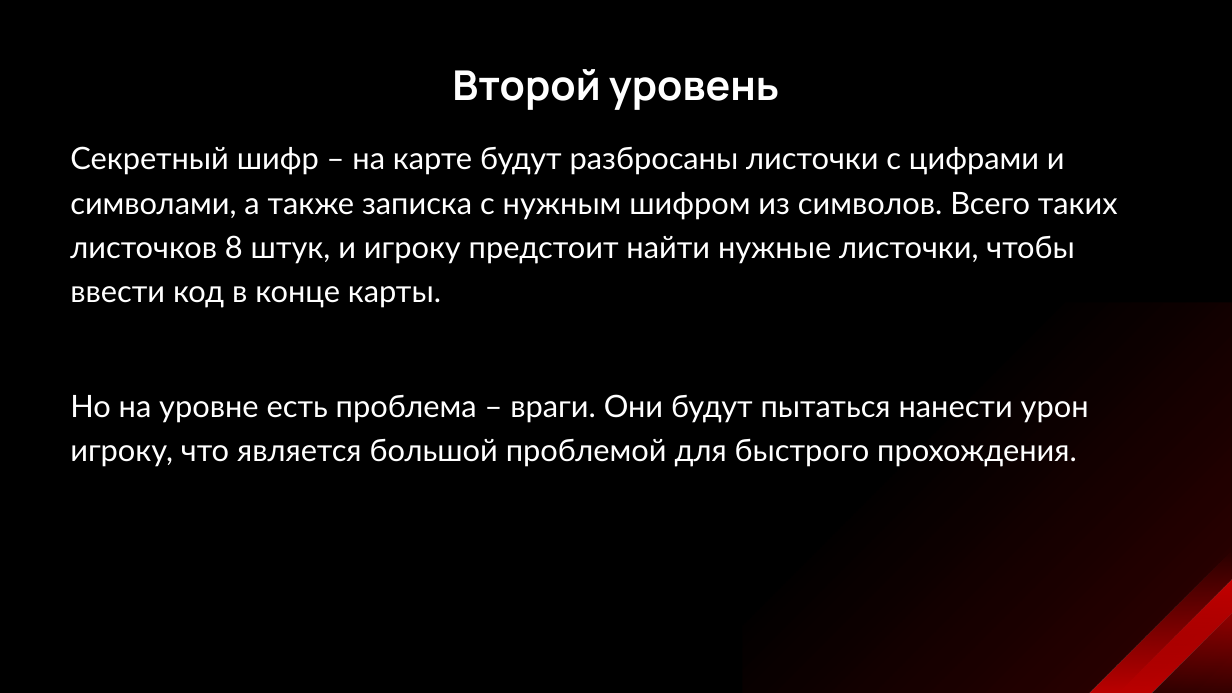
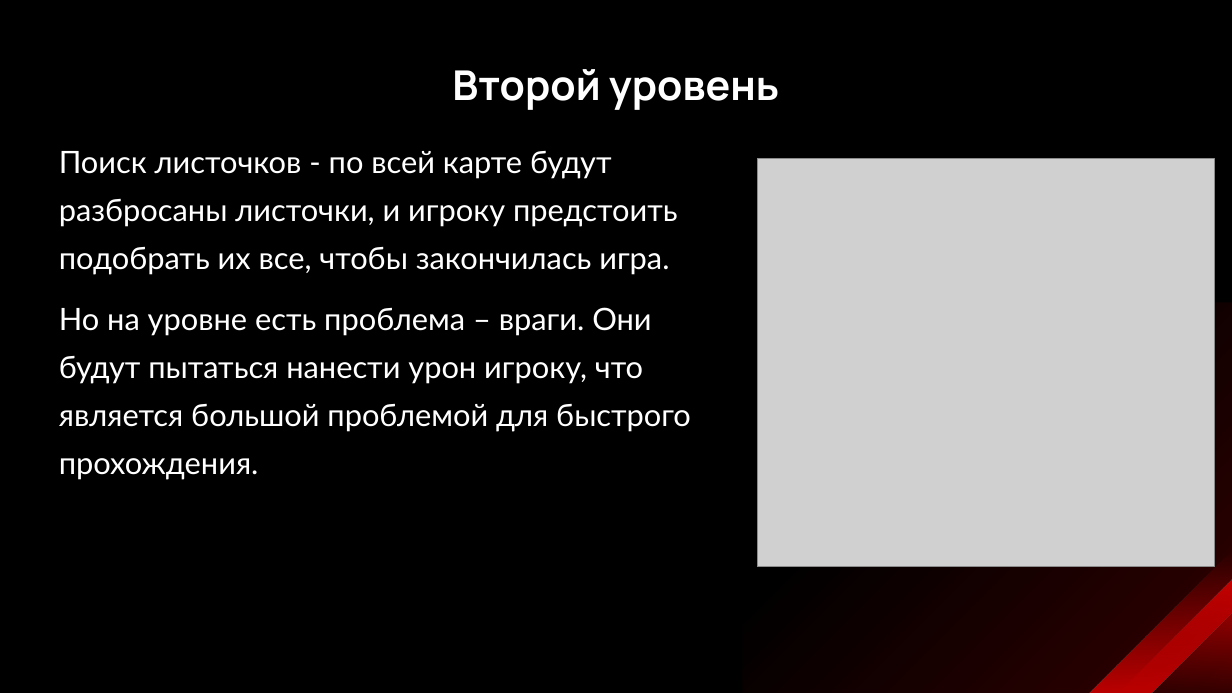
Before and after one commit to Vinipulya/The-story-of-the-Warrior-Cat, a slide deck: slide 4 of Презентация.pptx. Drawn at 1232x693 pixels with LibreOffice and Linux fonts; fonts in the diff are those of the drawing; grey boxes stand for pictures. Boxes give left, top, right and bottom in pixels: in the first picture for what was removed or moved away, otherwise in the second. Text is boxed around its words. In the diff, an @@ line names an element or a change of style, - is before the commit and + after.

```diff
--- a/Презентация.pptx
+++ b/Презентация.pptx
@@ text "Поиск листочков - по всей ..." moved from (x1=70, y1=146, x2=1118, y2=467) to (x1=59, y1=151, x2=691, y2=480) @@
@@ text at (x1=59, y1=151, x2=678, y2=275): text changed @@
-Секретный шифр – на карте будут разбросаны листочки с цифрами и символами, а также записка с нужным шифром из символов. Всего таких листочков 8 штук, и игроку предстоит найти нужные листочки, чтобы ввести код в конце карты.
+Поиск листочков - по всей карте будут разбросаны листочки, и игроку предстоить подобрать их все, чтобы закончилась игра.
@@ picture added at (x1=758, y1=159, x2=1215, y2=567) @@
@@ text at (x1=59, y1=307, x2=691, y2=480): line spacing 1.2 to 1.3 @@
```
Also in this commit, not shown: 2 other slides changed, 1 slide removed, 7 other files.
